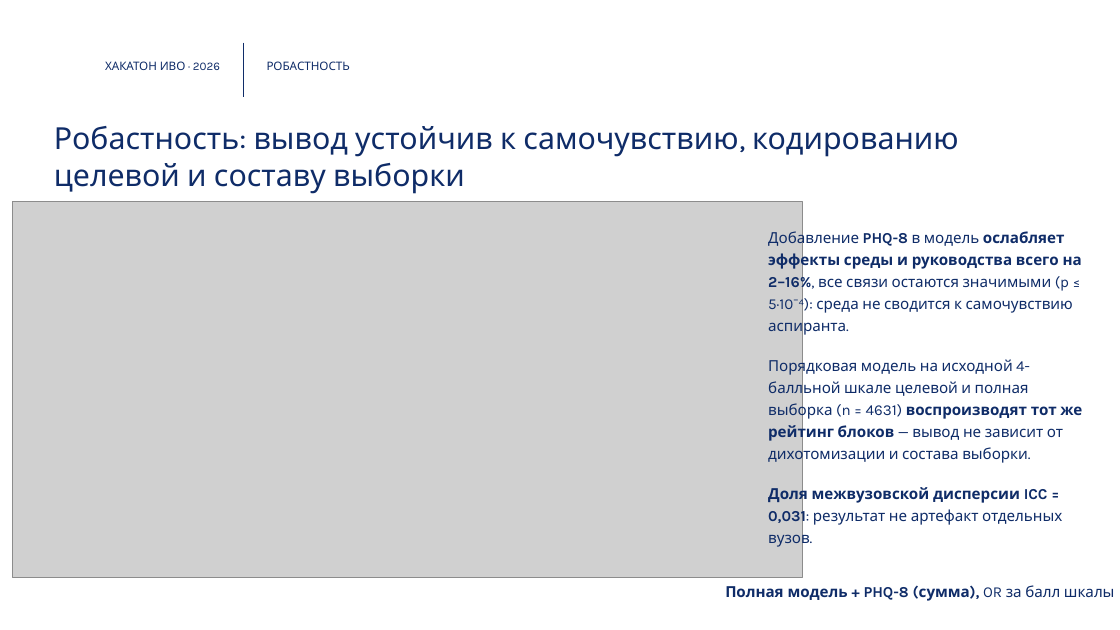
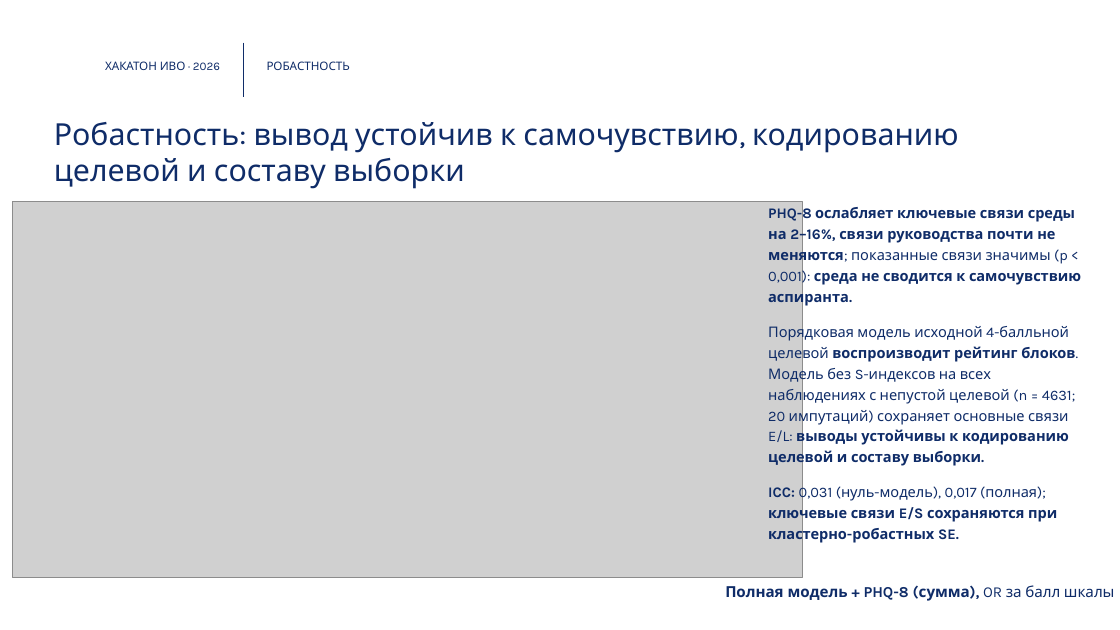
Before and after one commit to TheBladeOfMiquella/aspirants-dropout-intention, a slide deck: slide 8 of presentation/pitch_hse_ivo_2026.pptx. Drawn at 1120x630 pixels with LibreOffice and Linux fonts; fonts in the diff are those of the drawing; grey boxes stand for pictures; background and template pictures are left out. Boxes give left, top, right and bottom in pixels: in the first picture for what was removed or moved away, otherwise in the second. Text is boxed around its words. In the diff, an @@ line names an element or a change of style, - is before the commit and + after.

Commit message:
Финал хакатона: версия защиты 29.10 и расширенная робастность (MI, n=4631)
- presentation/: финальная презентация печа-куча (27.10, автосмена 30 сек) — pptx, pdf, PNG
- analysis/robust_full_mi.py + robust_full_mi/: MI на всех n=4631 с непустой целевой (m=20,
  D+M+L+E + дамми no_supervisor) вместо устаревшей complete-case-версии (n=3278)
- reports/models_decomp_report.md: раздел «Робастность 2» приведён к актуальной версии,
  старая CC-версия оставлена как историческая справка (в json — контроль cc_terms)
- README: статус «защищён в финале 29.10.2026», вердикт H3 как на защите (частично
  подтверждена), новый скрипт в структуре и инструкции воспроизведения
- .gitignore: импутированные датасеты robust_full_mi/imputations_*.parquet не входят

```diff
--- a/presentation/pitch_hse_ivo_2026.pptx
+++ b/presentation/pitch_hse_ivo_2026.pptx
@@ title "Робастность: вывод устойчив к самочувствию, ...": place and size @@
-title "Робастность: вывод устойчив к самочувствию, ..." at <box>54,126,959,194</box>
+title "Робастность: вывод устойчив к самочувствию, ..." at <box>54,122,959,189</box>
@@ text at <box>768,204,1081,523</box>: text changed; size 13 to 12.5 pt; bold on @@
-Добавление PHQ-8 в модель ослабляет эффекты среды и руководства всего на 2–16%, все связи остаются значимыми (p ≤ 5·10⁻⁴): среда не сводится к самочувствию аспиранта.
-Порядковая модель на исходной 4-балльной шкале целевой и полная выборка (n = 4631) воспроизводят тот же рейтинг блоков — вывод не зависит от дихотомизации и состава выборки.
-Доля межвузовской дисперсии ICC = 0,031: результат не артефакт отдельных вузов.
+PHQ-8 ослабляет ключевые связи среды на 2–16%, связи руководства почти не меняются; показанные связи значимы (p < 0,001): среда не сводится к самочувствию аспиранта.
+Порядковая модель исходной 4-балльной целевой воспроизводит рейтинг блоков. Модель без S-индексов на всех наблюдениях с непустой целевой (n = 4631; 20 импутаций) сохраняет основные связи E/L: выводы устойчивы к кодированию целевой и составу выборки.
+ICC: 0,031 (нуль-модель), 0,017 (полная); ключевые связи E/S сохраняются при кластерно-робастных SE.
```
Also in this commit, not shown: 4 other slides changed, 12 other files.
